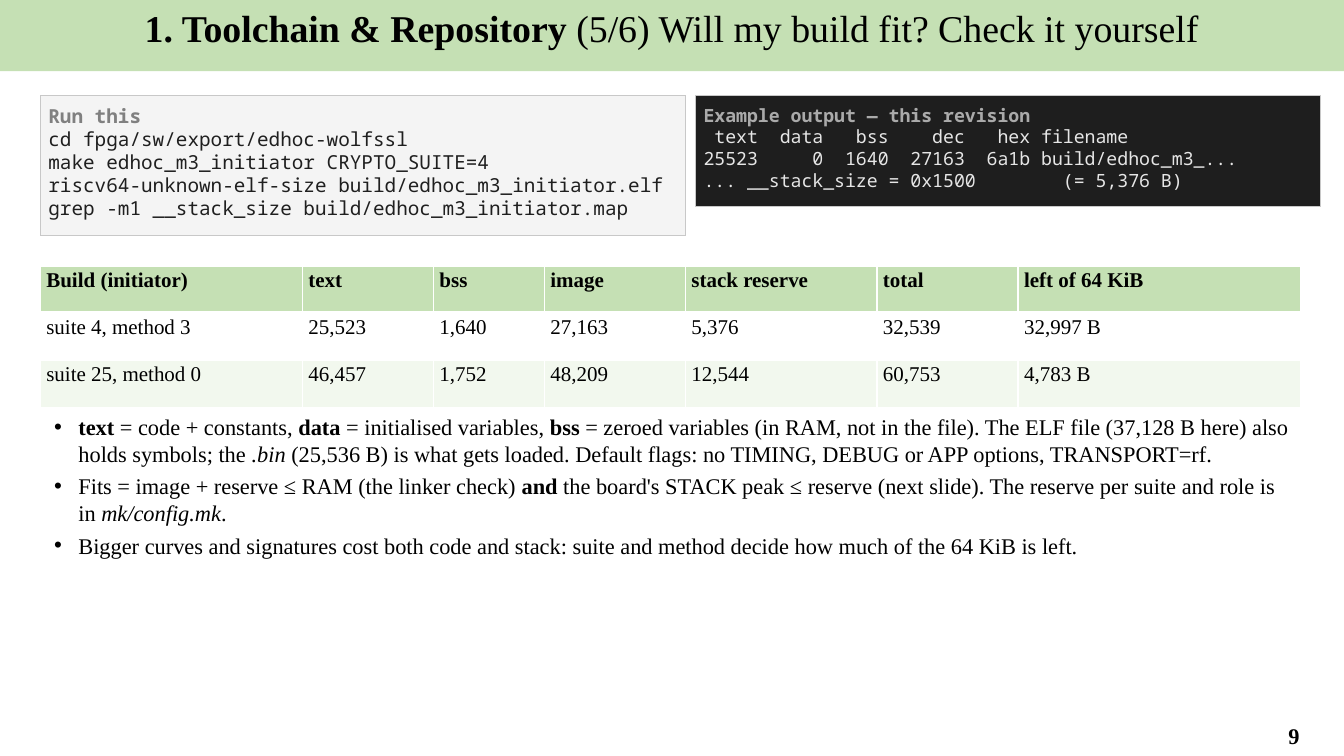
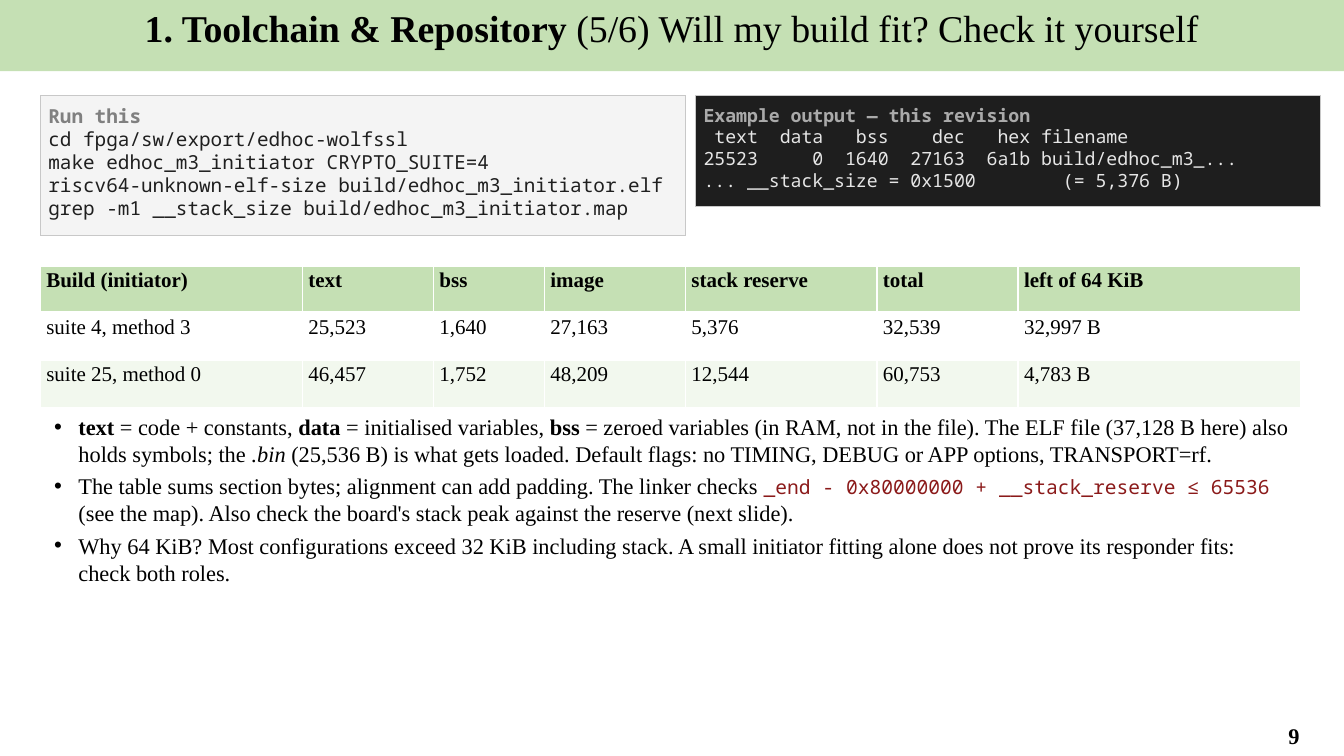
Before and after one commit to Khaiduy/chipyard-edhoc, a slide deck: slide 9 of fpga/sw/export/docs/slides/02_Software_environment_and_tests.pptx. Drawn at 1344x756 pixels with LibreOffice and Linux fonts; fonts in the diff are those of the drawing. Boxes give left, top, right and bottom in pixels: in the first picture for what was removed or moved away, otherwise in the second. Text is boxed around its words. In the diff, an @@ line names an element or a change of style, - is before the commit and + after.

Commit message:
docs: fix setup steps found by a copy-paste run
Drop ./scripts/init-fpga.sh (not in Chipyard 1.11); run build-setup.sh
with --skip-marshal --skip-firesim; venv + setuptools<81 for the host
tools; say where each AuthKEM suite builds; boards.env must be edited;
time and disk estimate for route A; fix a section reference.

```diff
--- a/fpga/sw/export/docs/slides/02_Software_environment_and_tests.pptx
+++ b/fpga/sw/export/docs/slides/02_Software_environment_and_tests.pptx
@@ text at (78,478,1270,582): text changed @@
-• Fits = image + reserve ≤ RAM (the linker check) and the board's STACK peak ≤ reserve (next slide). The reserve per suite and role is in mk/config.mk.
-• Bigger curves and signatures cost both code and stack: suite and method decide how much of the 64 KiB is left.
+• The table sums section bytes; alignment can add padding. The linker checks _end - 0x80000000 + __stack_reserve ≤ 65536 (see the map). Also check the board's stack peak against the reserve (next slide).
+• Why 64 KiB? Most configurations exceed 32 KiB including stack. A small initiator fitting alone does not prove its responder fits: check both roles.
```
Also in this commit, not shown: 2 other slides changed, 9 other files.
